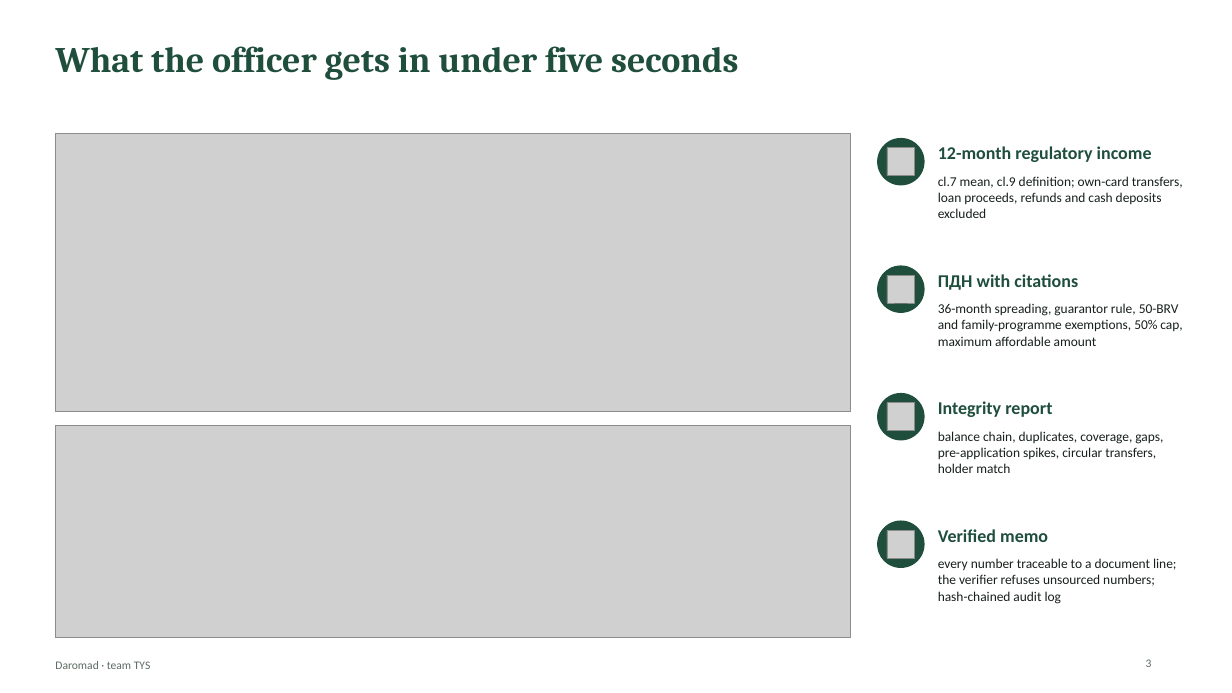
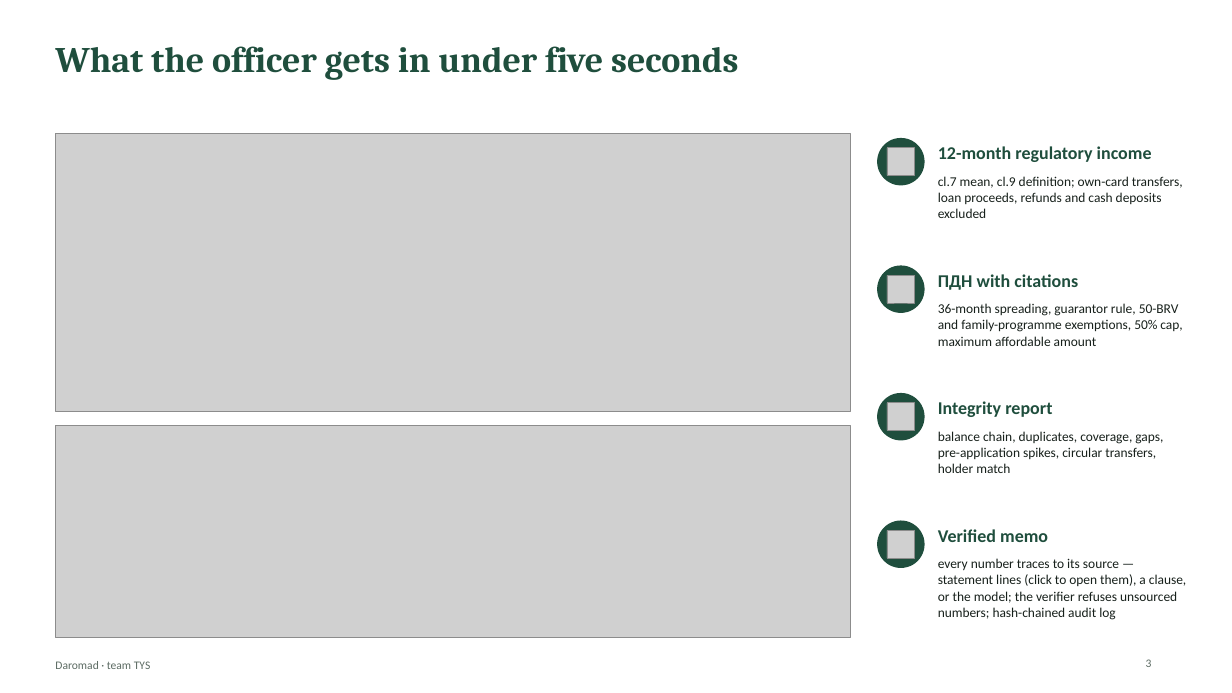
Before and after one commit to hmunisbekk-droid/TYS-fintech, a slide deck: slide 3 of deck/Daromad_TYS_deck.pptx. Drawn at 1232x693 pixels with LibreOffice and Linux fonts; fonts in the diff are those of the drawing; grey boxes stand for pictures. Boxes give left, top, right and bottom in pixels: in the first picture for what was removed or moved away, otherwise in the second. Text is boxed around its words. In the diff, an @@ line names an element or a change of style, - is before the commit and + after.

```diff
--- a/deck/Daromad_TYS_deck.pptx
+++ b/deck/Daromad_TYS_deck.pptx
@@ text at [938,558,1186,620]: text changed @@
-every number traceable to a document line; the verifier refuses unsourced numbers; hash-chained audit log
+every number traces to its source — statement lines (click to open them), a clause, or the model; the verifier refuses unsourced numbers; hash-chained audit log
```
Also in this commit, not shown: 4 other slides changed, 20 other files.
